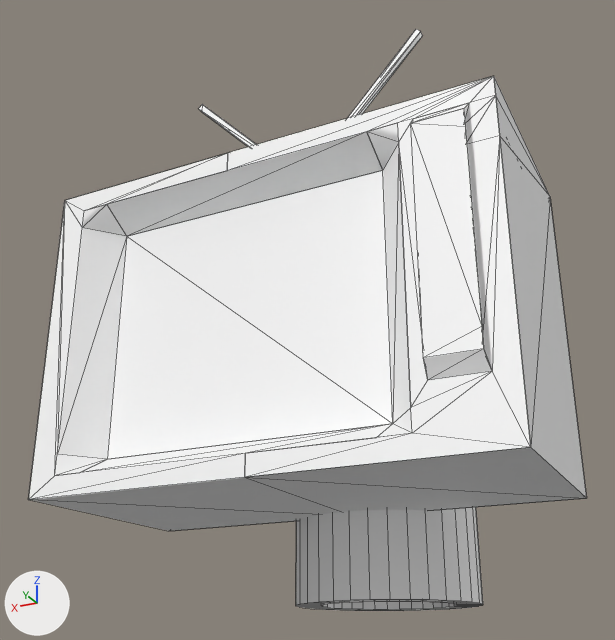
The Blender file characters/tvenemy.blend as it was, and as the next commit left it.
Rendered twice from a camera (50 mm lens) standing at (-0.569, 1.199, -0.549) and looking at (0.046, -0.031, 0.005). The axes (+X, +Y, +Z) are drawn at lower left. The lights are the same throughout. Mesh edges are drawn as thin lines.

The first picture shows 'model', 'screen'.
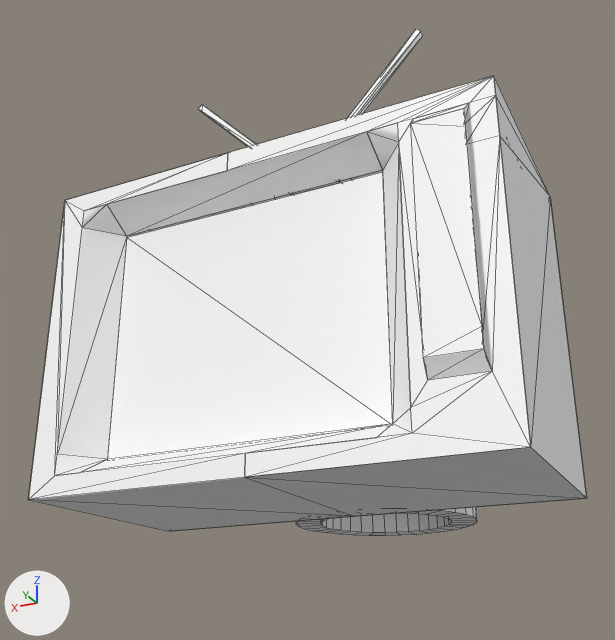
The newer file is also turned or shifted as a whole; pictures and numbers use the older file's frame.

Location of each change, (x1, y1, x2, y2) in pixels of the pictures (615 x 640 px; the box of a moved part takes in the faces that stretch with it):
```json
{"object": "model", "change": "reshaped", "before": [28, 29, 587, 611], "after": [28, 29, 587, 536], "on screen": "13% shorter"}
{"part": 1, "of": "me_cube_002", "change": "moved or reshaped", "before": [296, 507, 483, 611], "after": [296, 507, 477, 536]}
```

The change, as JSON lines over the scene's bpy script:
```json
{"block": "me_cube_002", "where": "me_cube_002.from_pydata(...)  # 1281 vertices, 1118 faces; spans x -0.372..0.372, y -0.377..0.264, z -0.458..0.458"}
{"block": "me_cube_002", "where": "# used by ob_model"}
{"block": "me_cube_002", "change": "me_cube_002 part 1: all 96 vertices in x -0.17..0.144, y -0.377..-0.063, z -0.458..-0.419 are moved by (0.0, 0.0, 0.137)"}
```
